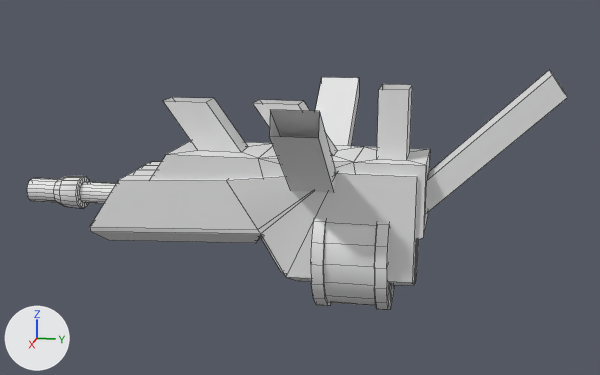
The FBX model Assets/Art/Models/Modules/Weapons/AssaultRifle.FBX: old version first, new version second.
The view is the same before and after, from a camera (50 mm lens) standing at (0.966, 0.106, 0.175) and looking at (-0.004, -0.088, -0.068). Every picture has the same lights, and +X, +Y and +Z are marked at lower left. Mesh edges are drawn as thin lines. Where no turn or scale is listed for an object, it has been applied to the vertices.

Names of what the first picture shows: 'agarre', 'submachinegun'.
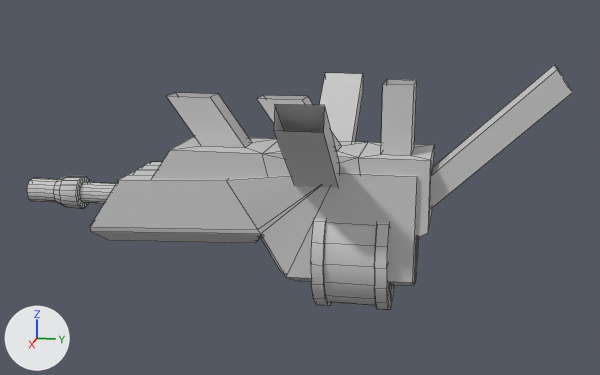
The newer file is also turned or shifted as a whole; pictures and numbers use the older file's frame.

Diff of the bpy script that builds the scene:
```diff
--- a/Assets/Art/Models/Modules/Weapons/AssaultRifle.FBX.py
+++ b/Assets/Art/Models/Modules/Weapons/AssaultRifle.FBX.py
@@ mat_agarre_armas @@
+mat_agarre_armas = principled_material('agarre armas')
+mat_agarre_armas.base_color = (0.588, 0.588, 0.588)  # light grey #cacaca
+mat_agarre_armas.roughness = 0.859
@@ mat_submachine @@
+mat_submachine = principled_material('submachine')
+mat_submachine.base_color = (0.588, 0.588, 0.588)  # light grey #cacaca
+mat_submachine.roughness = 0.859
@@ me_mesh @@
 me_mesh.from_pydata(...)  # 64 vertices, 54 faces; spans x -0.157..0.157, y -0.31..0.196, z -0.099..0.121
+me_mesh.materials.append(mat_agarre_armas)  # light grey #cacaca
@@ me_mesh_001 @@
 # used by ob_submachinegun; location = (-0.0006, 0.0031, -0.0567)
-me_mesh_001.from_pydata(...)  # 370 vertices, 386 faces; spans x -0.075..0.072, y -0.445..0.054, z -0.155..0.022
+me_mesh_001.from_pydata(...)  # 362 vertices, 371 faces; spans x -0.075..0.072, y -0.445..0.054, z -0.155..0.022
+# me_mesh_001 part 1
+# 18 vertices in x -0.013..0.014, y -0.217, z -0.043..-0.016 move by (0.0, -0.063, 0.0)
+# me_mesh_001 part 2: 371 faces spanning x -0.075..0.072, y -0.445..0.054, z -0.155..0.022 switch from no material to mat_submachine (light grey #cacaca)
@@ ob_agarre @@
 ob_agarre = bpy.data.objects.new('agarre', me_mesh)
-ob_agarre.location = (-0.0006, 0.0179, -0.0421)
+ob_agarre.location = (-0.0006, 0.0227, -0.0364)
```

Where the change shows, as pixel boxes (x1, y1, x2, y2) in the pictures (600 x 375 px; the box of a moved part takes in the faces that stretch with it):
'agarre', recoloured, moved: before (151, 70, 568, 241); after (151, 65, 573, 238)
part 1 of me_mesh_001, moved or reshaped: (80, 182, 117, 204) in both
part 2 of me_mesh_001, recoloured: (27, 162, 419, 310) in both
